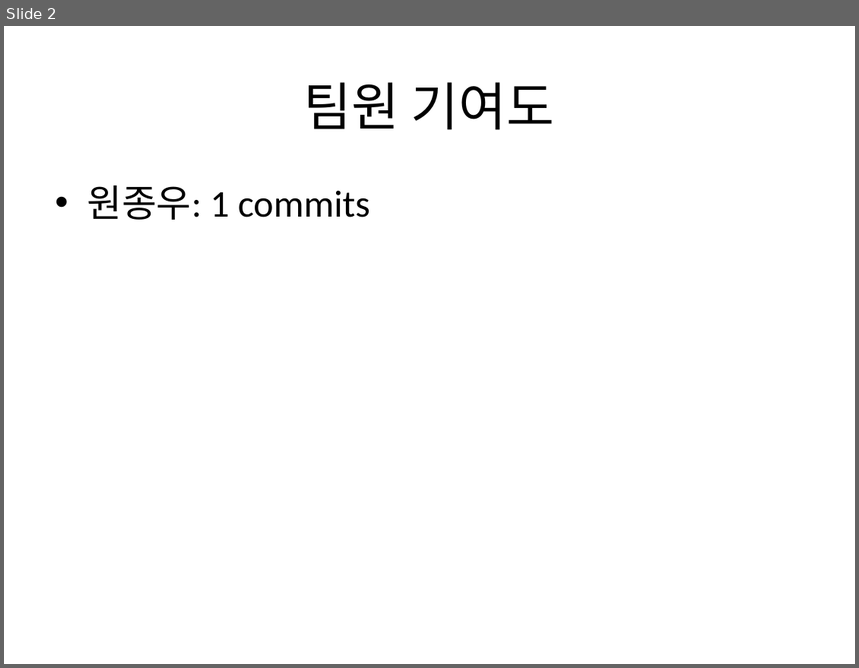
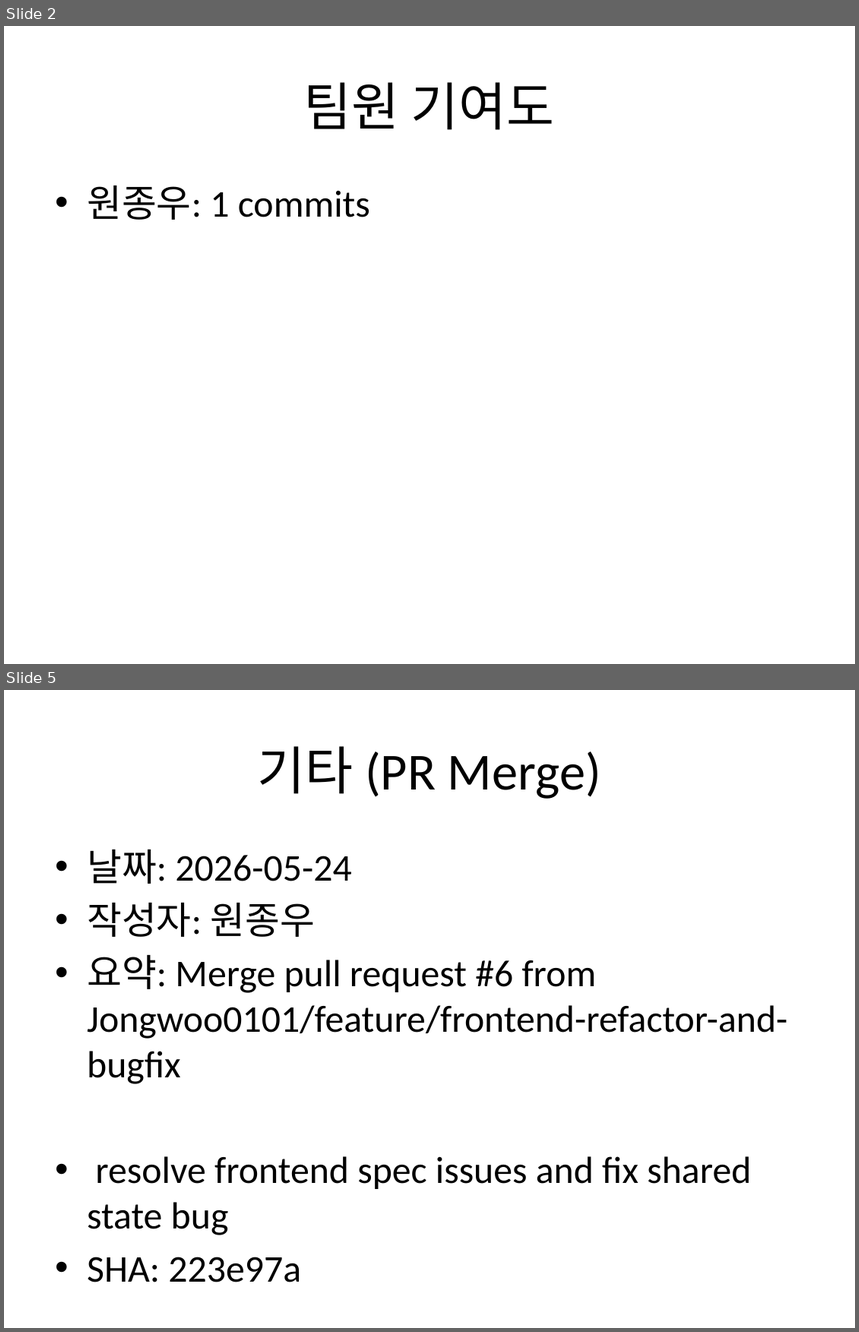
Before and after one commit to Jongwoo0101/worksight-commit-bot, a slide deck: data/commit_report.pptx. Shown one above the other, each under a label of ours: slide 2 before the commit, slides 2 and 5 after it; the slides between them are not shown. The pictures are 859x668 and 859x1332 pixels, drawn with LibreOffice and Linux fonts; fonts in the diff are those of the drawing. Boxes give left, top, right and bottom in pixels: in the first picture for what was removed or moved away, otherwise in the second. Text is boxed around its words. In the diff, an @@ line names an element or a change of style, - is before the commit and + after.

Commit message:
feat: target repo 신규 커밋 1건 반영 - test: just for commit bot test. ignore this commit 22 작성자: 원종우 코드: 5f60a31

```diff
--- a/data/commit_report.pptx
+++ b/data/commit_report.pptx
@@ slide 5 added at (4, 690, 855, 1328), background #FFFFFF @@
@@ title added at (258, 746, 601, 799), 44 pt, text #000000 @@
+기타 (PR Merge)
@@ text added at (87, 850, 788, 1236), 32 pt, text #000000 @@
+• 날짜: 2026-05-24
+• 작성자: 원종우
+• 요약: Merge pull request #6 from Jongwoo0101/feature/frontend-refactor-and-bugfix
+• resolve frontend spec issues and fix shared state bug
+• SHA: 223e97a
```
Also in this commit, not shown: 2 slides changed, 175 other slides added, 4 other files.
